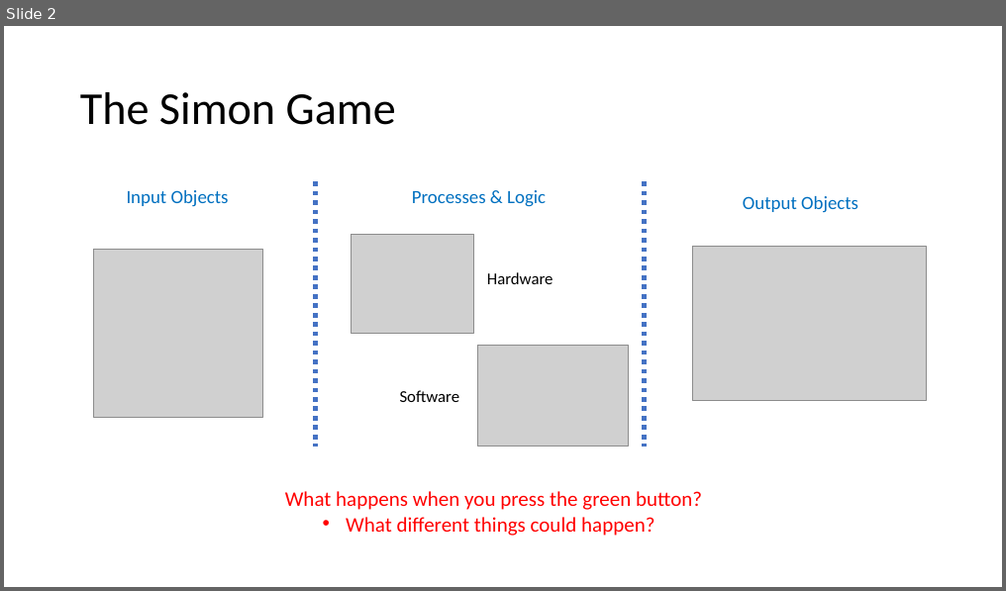
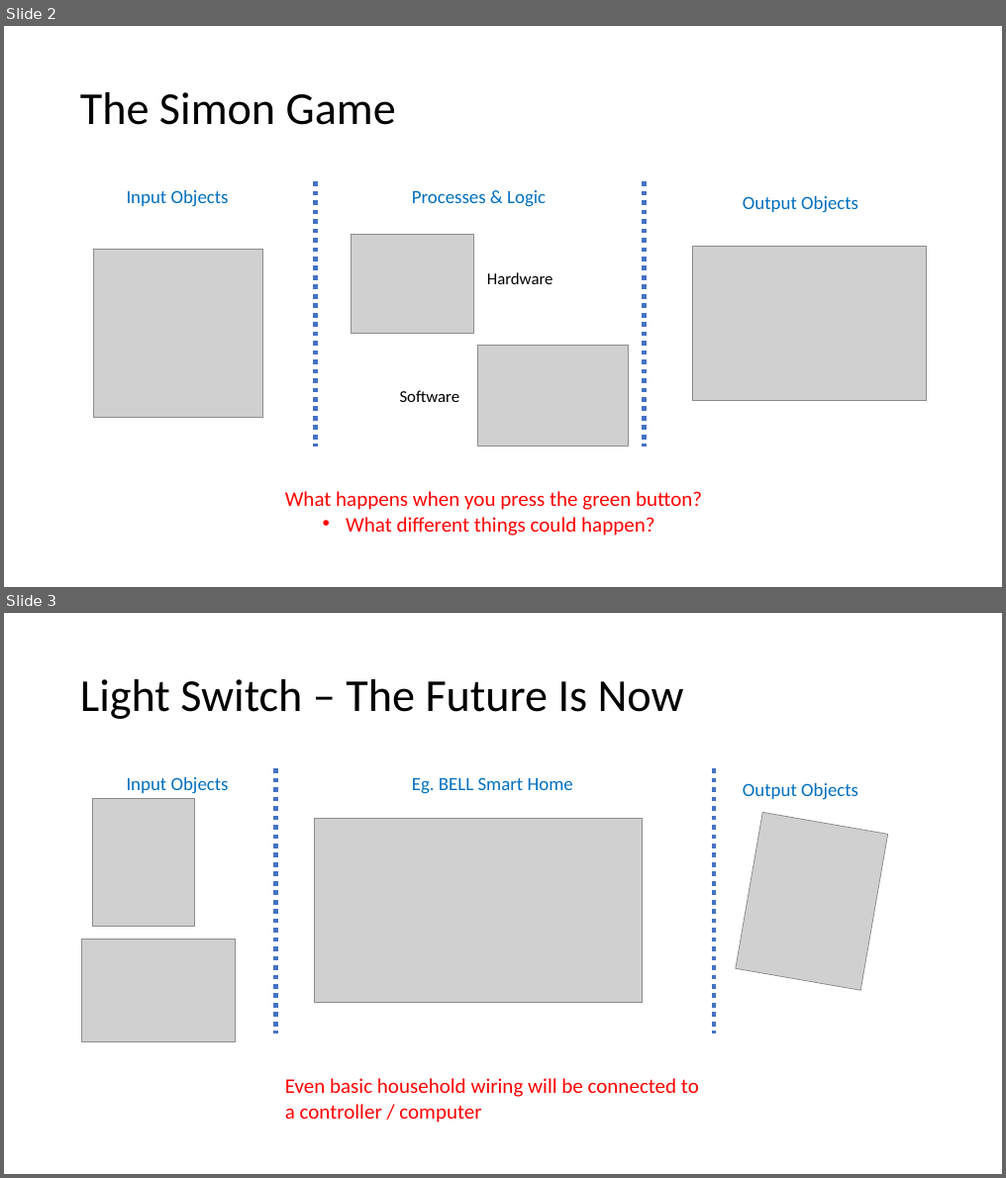
Before and after one commit to optimalcore/ICS2O0, a slide deck: Topic A Computer Concepts/SimonVsLightSwitch.pptx. Shown one above the other, each under a label of ours: slide 2 before the commit, slides 2 and 3 after it. The pictures are 1006x591 and 1006x1178 pixels, drawn with LibreOffice and Linux fonts; fonts in the diff are those of the drawing; grey boxes stand for pictures. Boxes give left, top, right and bottom in pixels: in the first picture for what was removed or moved away, otherwise in the second. Text is boxed around its words. In the diff, an @@ line names an element or a change of style, - is before the commit and + after.

```diff
--- a/Topic A Computer Concepts/SimonVsLightSwitch.pptx
+++ b/Topic A Computer Concepts/SimonVsLightSwitch.pptx
@@ slide 3 added at <box>4,613,1002,1174</box>, background #FFFFFF @@
@@ title added at <box>80,679,684,719</box>, 44 pt, text #000000 @@
+Light Switch – The Future Is Now
@@ text added at <box>127,777,229,794</box>, 18 pt, text #0070C0 @@
+Input Objects
@@ line added from (275, 768) to (275, 1034), #4472C4 4.5 pt dashed @@
@@ text added at <box>412,777,573,794</box>, 18 pt, text #0070C0 @@
+Eg. BELL Smart Home
@@ line added from (714, 768) to (714, 1034), #4472C4 4.5 pt dashed @@
@@ text added at <box>743,783,858,800</box>, 18 pt, text #0070C0 @@
+Output Objects
@@ picture added at <box>93,799,195,926</box> @@
@@ picture added at <box>315,819,642,1003</box> @@
@@ picture added at <box>736,812,888,990</box> @@
@@ picture added at <box>82,940,236,1042</box> @@
@@ text added at <box>285,1078,699,1123</box>, 20 pt, text #FF0000 @@
+Even basic household wiring will be connected to
+a controller / computer
```
Also in this commit, not shown: 1 other slide added.
